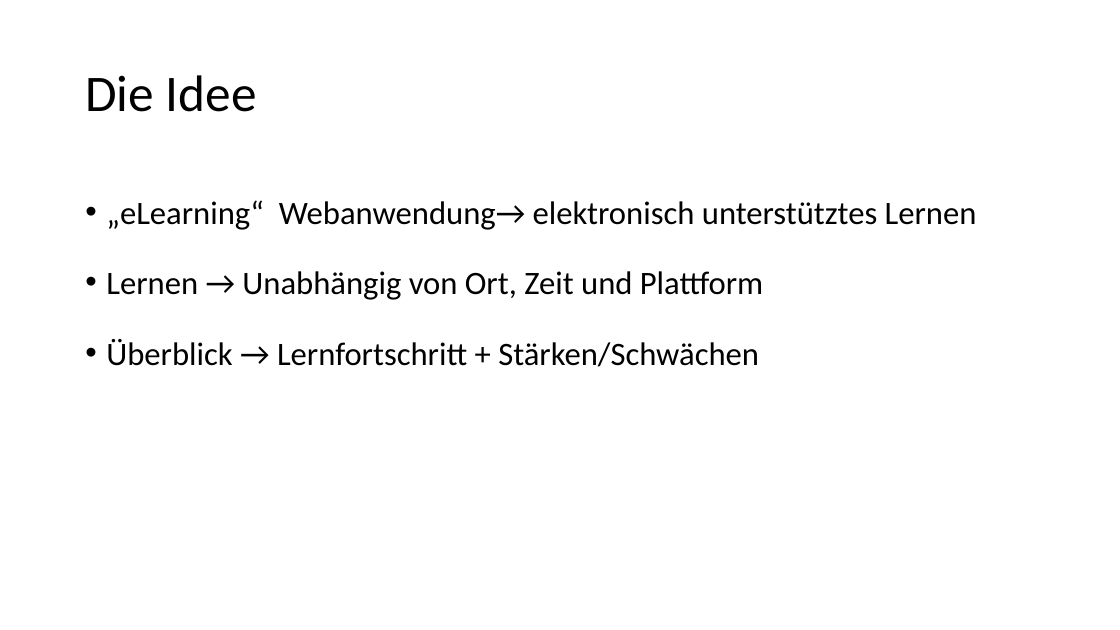
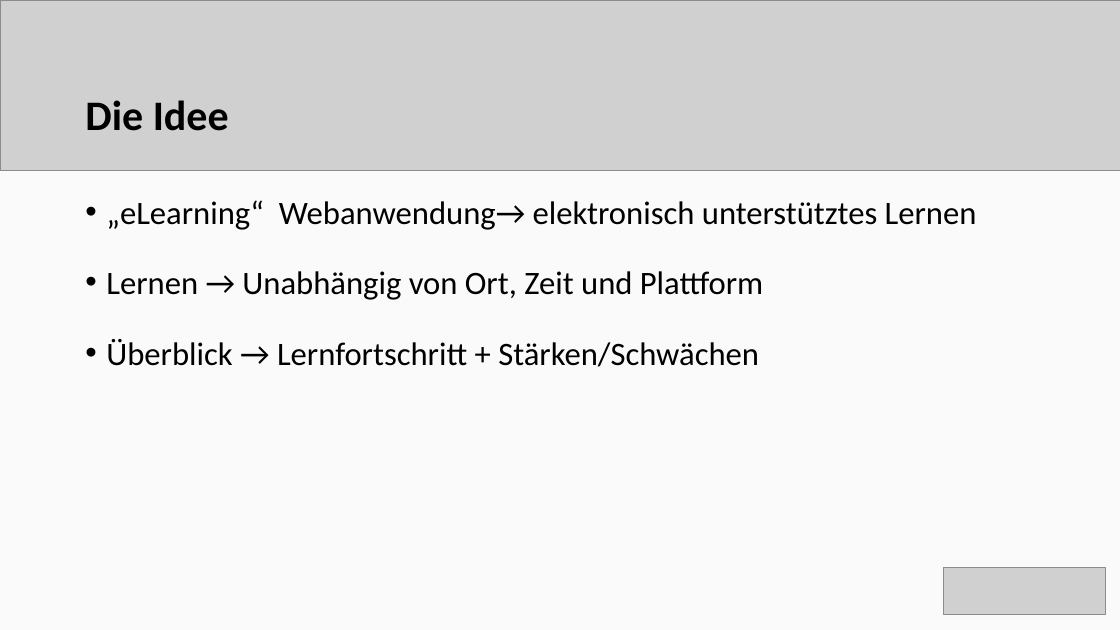
Before and after one commit to AadrianMay/09-eLearning-App, a slide deck: slide 3 of Präsentation.pptx. Drawn at 1120x630 pixels with LibreOffice and Linux fonts; fonts in the diff are those of the drawing; grey boxes stand for pictures. Boxes give left, top, right and bottom in pixels: in the first picture for what was removed or moved away, otherwise in the second. Text is boxed around its words. In the diff, an @@ line names an element or a change of style, - is before the commit and + after.

```diff
--- a/Präsentation.pptx
+++ b/Präsentation.pptx
@@ background #FFFFFF to #FAFAFA @@
@@ picture added at box(0, 0, 1120, 171) @@
@@ title "Die Idee" at box(85, 100, 229, 131): size 44 to 36 pt, bold on @@
@@ picture added at box(944, 568, 1106, 615) @@
```
Also in this commit, not shown: 8 other slides changed, 1 other file.
